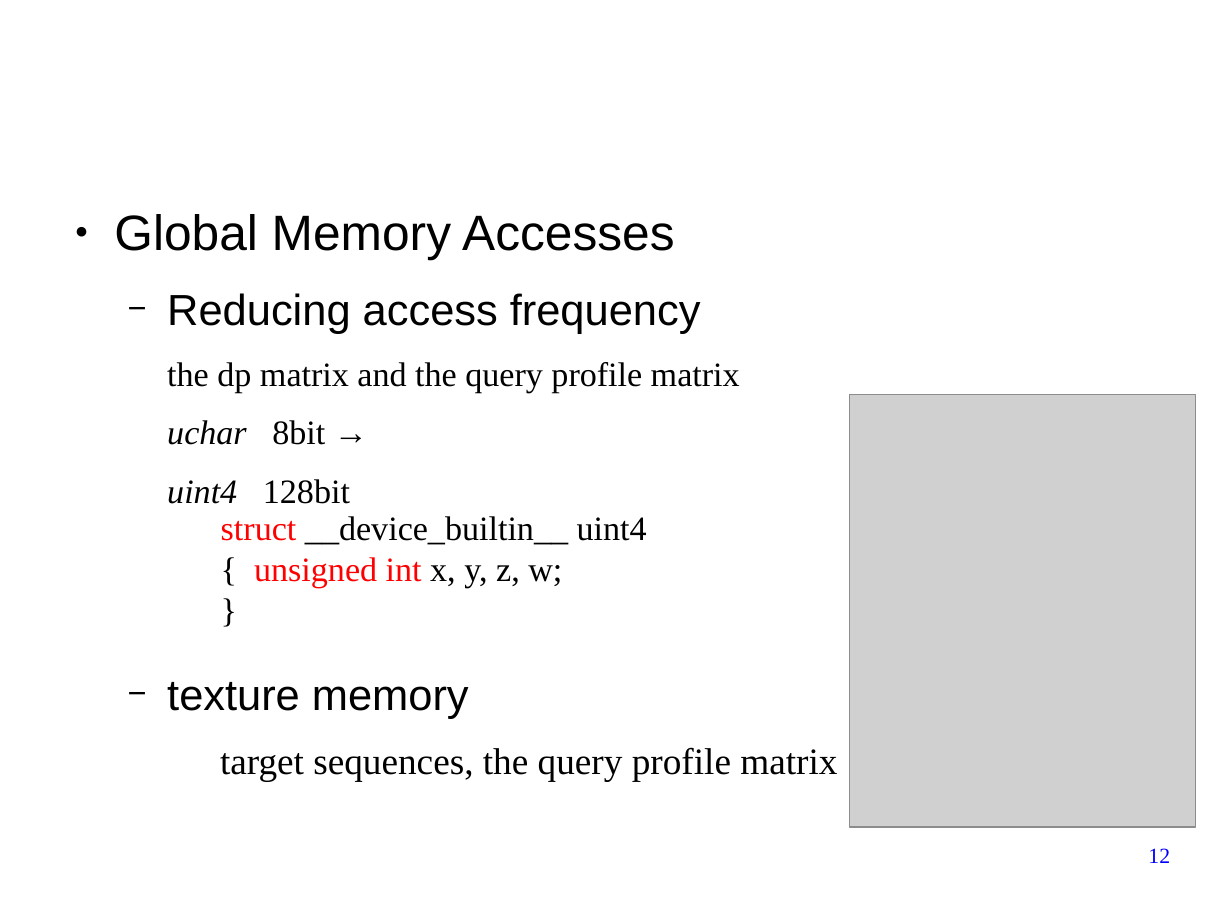
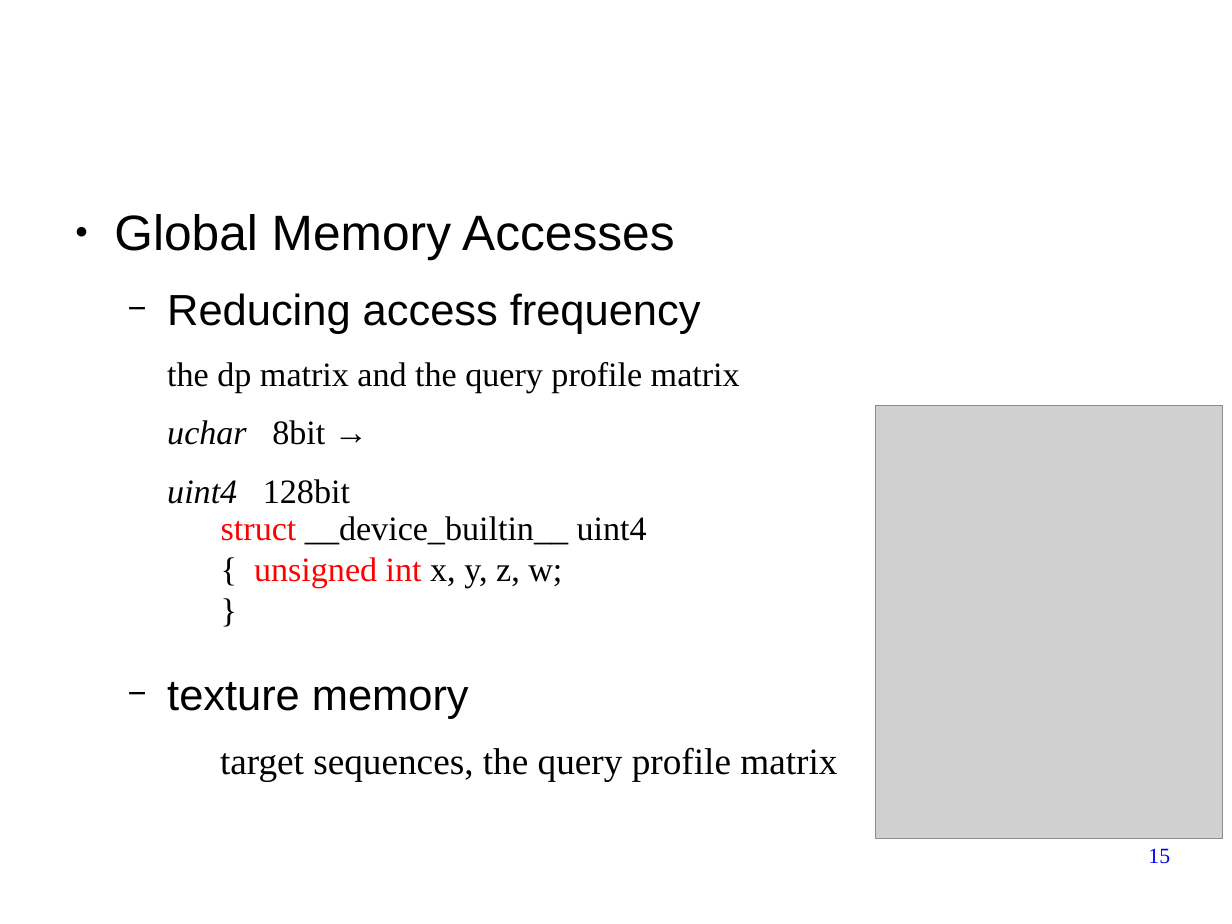
Before and after one commit to forestcheng/cudahmmsearch, a slide deck: slide 15 of thesis/thesisDefense.odp (slide 12 before the commit). Drawn at 1232x924 pixels with LibreOffice and Linux fonts; fonts in the diff are those of the drawing; grey boxes stand for pictures; background and template pictures are left out. Boxes give left, top, right and bottom in pixels: in the first picture for what was removed or moved away, otherwise in the second. Text is boxed around its words. In the diff, an @@ line names an element or a change of style, - is before the commit and + after.

```diff
--- a/thesis/thesisDefense.odp
+++ b/thesis/thesisDefense.odp
@@ picture: place and size @@
-picture at [850, 395, 1196, 827]
+picture at [876, 406, 1223, 838]
@@ page number at [1148, 848, 1170, 864]: text changed @@
-12
+15
```
Also in this commit, not shown: 14 other slides changed, 6 slides added.
